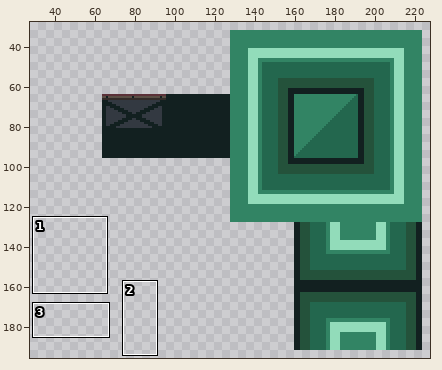
One commit to this pixel-art file: Assets/Sprites/Tilemap.aseprite. The first picture is a wide view before the edit; the outline marks the close-up.
Close-up. Earlier state:
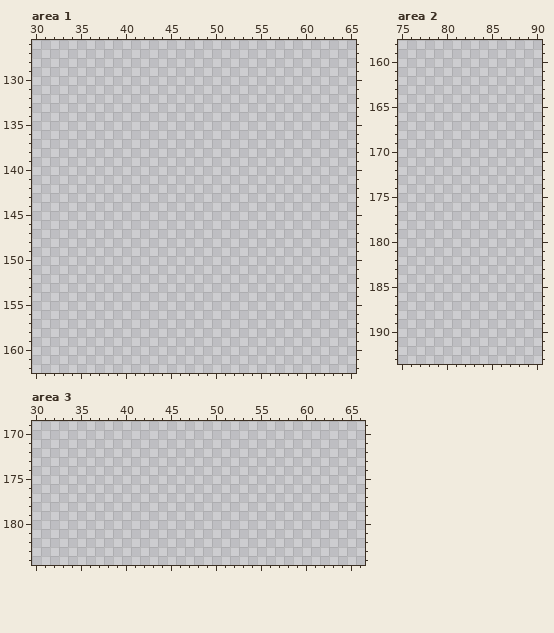
256x256 pixels, 1 frame. Shown: area 1: x 30..65, y 126..162; area 2: x 75..90, y 158..193; area 3: x 30..66, y 169..184. The wide view leaves out empty margins.
After the commit:
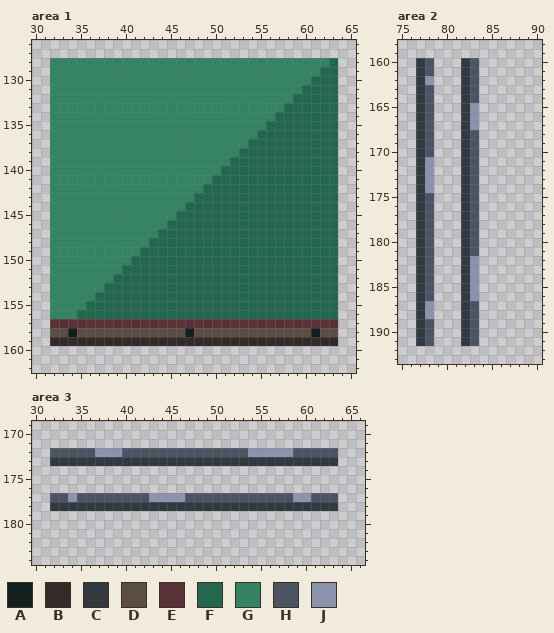
Palette (. is transparent): A #122020  B #322b28  C #333941  D #5a4e44  E #5b3138  F #23674e  G #328464  H #4a5462  J #8b93af
Difference:
Area 1:
y 128: x 32..63 ................................ -> GGGGGGGGGGGGGGGGGGGGGGGGGGGGGGGF
y 129: x 32..63 ................................ -> GGGGGGGGGGGGGGGGGGGGGGGGGGGGGGFF
y 130: x 32..63 ................................ -> GGGGGGGGGGGGGGGGGGGGGGGGGGGGGFFF
y 131: x 32..63 ................................ -> GGGGGGGGGGGGGGGGGGGGGGGGGGGGFFFF
y 132: x 32..63 ................................ -> GGGGGGGGGGGGGGGGGGGGGGGGGGGFFFFF
y 133: x 32..63 ................................ -> GGGGGGGGGGGGGGGGGGGGGGGGGGFFFFFF
y 134: x 32..63 ................................ -> GGGGGGGGGGGGGGGGGGGGGGGGGFFFFFFF
y 135: x 32..63 ................................ -> GGGGGGGGGGGGGGGGGGGGGGGGFFFFFFFF
y 136: x 32..63 ................................ -> GGGGGGGGGGGGGGGGGGGGGGGFFFFFFFFF
y 137: x 32..63 ................................ -> GGGGGGGGGGGGGGGGGGGGGGFFFFFFFFFF
y 138: x 32..63 ................................ -> GGGGGGGGGGGGGGGGGGGGGFFFFFFFFFFF
y 139: x 32..63 ................................ -> GGGGGGGGGGGGGGGGGGGGFFFFFFFFFFFF
y 140: x 32..63 ................................ -> GGGGGGGGGGGGGGGGGGGFFFFFFFFFFFFF
y 141: x 32..63 ................................ -> GGGGGGGGGGGGGGGGGGFFFFFFFFFFFFFF
y 142: x 32..63 ................................ -> GGGGGGGGGGGGGGGGGFFFFFFFFFFFFFFF
y 143: x 32..63 ................................ -> GGGGGGGGGGGGGGGGFFFFFFFFFFFFFFFF
y 144: x 32..63 ................................ -> GGGGGGGGGGGGGGGFFFFFFFFFFFFFFFFF
y 145: x 32..63 ................................ -> GGGGGGGGGGGGGGFFFFFFFFFFFFFFFFFF
y 146: x 32..63 ................................ -> GGGGGGGGGGGGGFFFFFFFFFFFFFFFFFFF
y 147: x 32..63 ................................ -> GGGGGGGGGGGGFFFFFFFFFFFFFFFFFFFF
y 148: x 32..63 ................................ -> GGGGGGGGGGGFFFFFFFFFFFFFFFFFFFFF
y 149: x 32..63 ................................ -> GGGGGGGGGGFFFFFFFFFFFFFFFFFFFFFF
y 150: x 32..63 ................................ -> GGGGGGGGGFFFFFFFFFFFFFFFFFFFFFFF
y 151: x 32..63 ................................ -> GGGGGGGGFFFFFFFFFFFFFFFFFFFFFFFF
y 152: x 32..63 ................................ -> GGGGGGGFFFFFFFFFFFFFFFFFFFFFFFFF
y 153: x 32..63 ................................ -> GGGGGGFFFFFFFFFFFFFFFFFFFFFFFFFF
y 154: x 32..63 ................................ -> GGGGGFFFFFFFFFFFFFFFFFFFFFFFFFFF
y 155: x 32..63 ................................ -> GGGGFFFFFFFFFFFFFFFFFFFFFFFFFFFF
y 156: x 32..63 ................................ -> GGGFFFFFFFFFFFFFFFFFFFFFFFFFFFFF
y 157: x 32..63 ................................ -> EEEEEEEEEEEEEEEEEEEEEEEEEEEEEEEE
y 158: x 32..63 ................................ -> DDADDDDDDDDDDDDADDDDDDDDDDDDDADD
y 159: x 32..63 ................................ -> BBBBBBBBBBBBBBBBBBBBBBBBBBBBBBBB
Area 2:
y 160..161: x 77..78 .. -> CH; x 82..83 .. -> CH
y 162: x 77..78 .. -> CJ; x 82..83 .. -> CH
y 163..164: x 77..78 .. -> CH; x 82..83 .. -> CH
y 165..167: x 77..78 .. -> CH; x 82..83 .. -> CJ
y 168..170: x 77..78 .. -> CH; x 82..83 .. -> CH
y 171..174: x 77..78 .. -> CJ; x 82..83 .. -> CH
y 175..181: x 77..78 .. -> CH; x 82..83 .. -> CH
y 182..186: x 77..78 .. -> CH; x 82..83 .. -> CJ
y 187..188: x 77..78 .. -> CJ; x 82..83 .. -> CH
y 189..191: x 77..78 .. -> CH; x 82..83 .. -> CH
Area 3:
y 172: x 32..63 ................................ -> HHHHHJJJHHHHHHHHHHHHHHJJJJJHHHHH
y 173: x 32..63 ................................ -> CCCCCCCCCCCCCCCCCCCCCCCCCCCCCCCC
y 177: x 32..63 ................................ -> HHJHHHHHHHHJJJJHHHHHHHHHHHHJJHHH
y 178: x 32..63 ................................ -> CCCCCCCCCCCCCCCCCCCCCCCCCCCCCCCC
